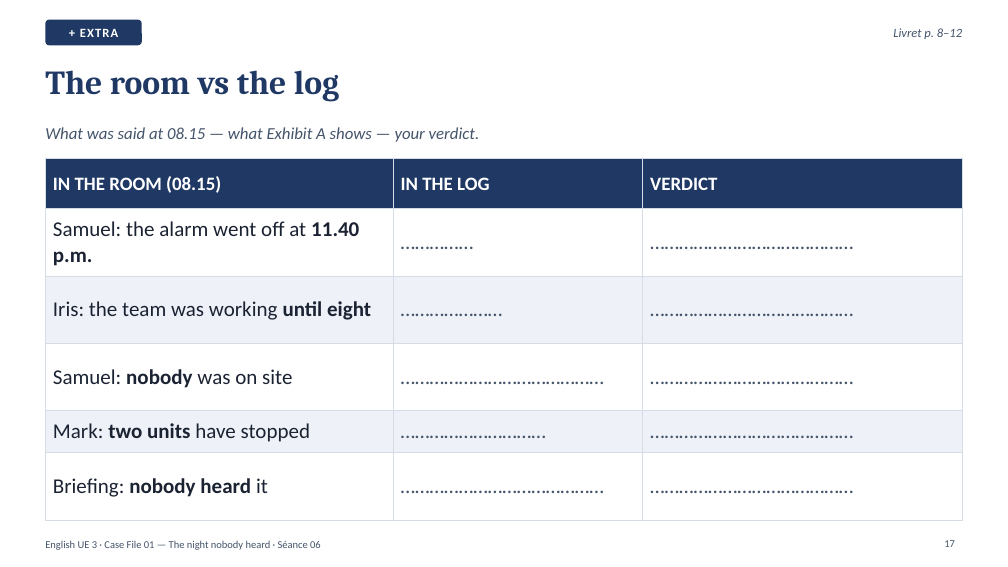
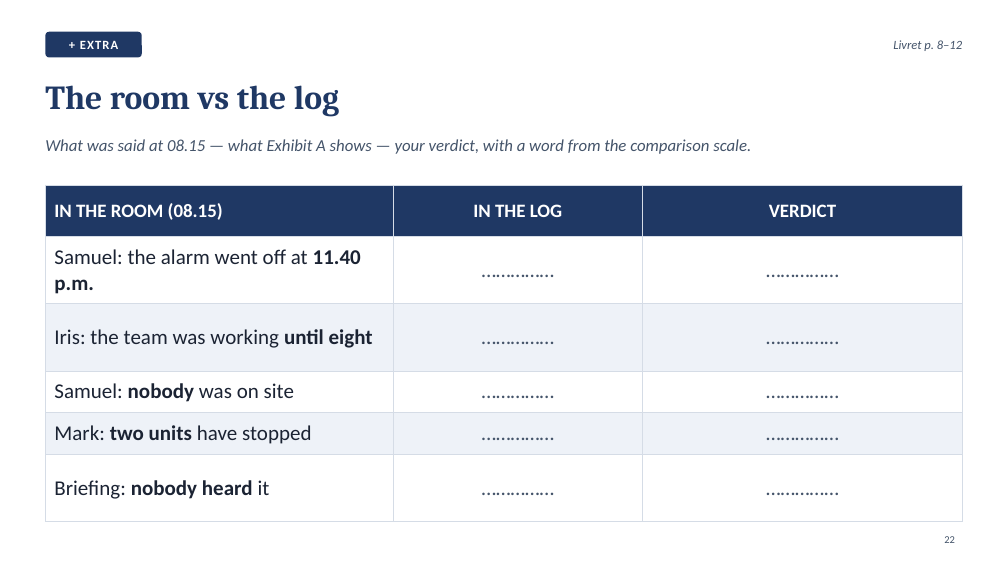
Before and after one commit to ajouniaux/talenleren, a slide deck: slide 22 of powerpoints/Seance_06_Scene3_The_log.pptx (slide 17 before the commit). Drawn at 1008x567 pixels with LibreOffice and Linux fonts; fonts in the diff are those of the drawing. Boxes give left, top, right and bottom in pixels: in the first picture for what was removed or moved away, otherwise in the second. Text is boxed around its words. In the diff, an @@ line names an element or a change of style, - is before the commit and + after.

```diff
--- a/powerpoints/Seance_06_Scene3_The_log.pptx
+++ b/powerpoints/Seance_06_Scene3_The_log.pptx
@@ rounded rectangle "+ EXTRA": place and size @@
-rounded rectangle "+ EXTRA" at box(45, 20, 141, 45)
+rounded rectangle "+ EXTRA" at box(45, 32, 141, 57)
@@ text "Livret p. 8–12": place and size @@
-text "Livret p. 8–12" at box(893, 28, 962, 39)
+text "Livret p. 8–12" at box(893, 40, 962, 51)
@@ title "The room vs the log": place and size @@
-title "The room vs the log" at box(45, 70, 339, 102)
+title "The room vs the log" at box(45, 85, 339, 117)
@@ text at box(45, 139, 751, 154): text changed @@
-What was said at 08.15 — what Exhibit A shows — your verdict.
+What was said at 08.15 — what Exhibit A shows — your verdict, with a word from the comparison scale.
@@ table at box(45, 185, 963, 503) @@
-row 2, column 3: ……………………………………
+row 2, column 3: ……………
-row 3, column 2: …………………
+row 3, column 2: ……………
-row 3, column 3: ……………………………………
+row 3, column 3: ……………
-row 4, column 2: ……………………………………
+row 4, column 2: ……………
-row 4, column 3: ……………………………………
+row 4, column 3: ……………
-row 5, column 2: …………………………
+row 5, column 2: ……………
-row 5, column 3: ……………………………………
+row 5, column 3: ……………
-row 6, column 2: ……………………………………
+row 6, column 2: ……………
-row 6, column 3: ……………………………………
+row 6, column 3: ……………
@@ alignment left to centre @@
@@ table: place and size @@
-table at box(45, 159, 963, 501)
+table at box(45, 185, 963, 503)
@@ page number added at box(944, 536, 955, 543), 10 pt, text #44546A @@
+22
@@ text removed at box(45, 540, 321, 550) @@
-English UE 3 · Case File 01 — The night nobody heard · Séance 06
@@ page number removed at box(944, 540, 955, 547) @@
-17
```
Also in this commit, not shown: 19 other slides changed, 9 slides added, 2 slides removed, 10 other files.
